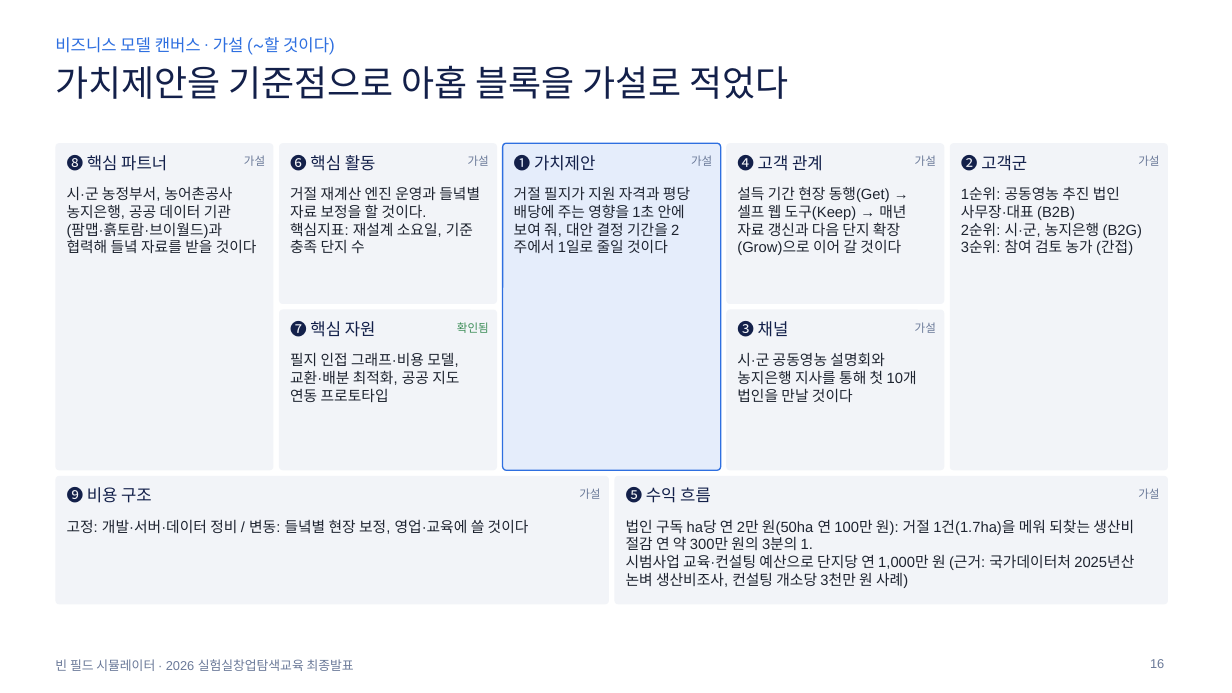
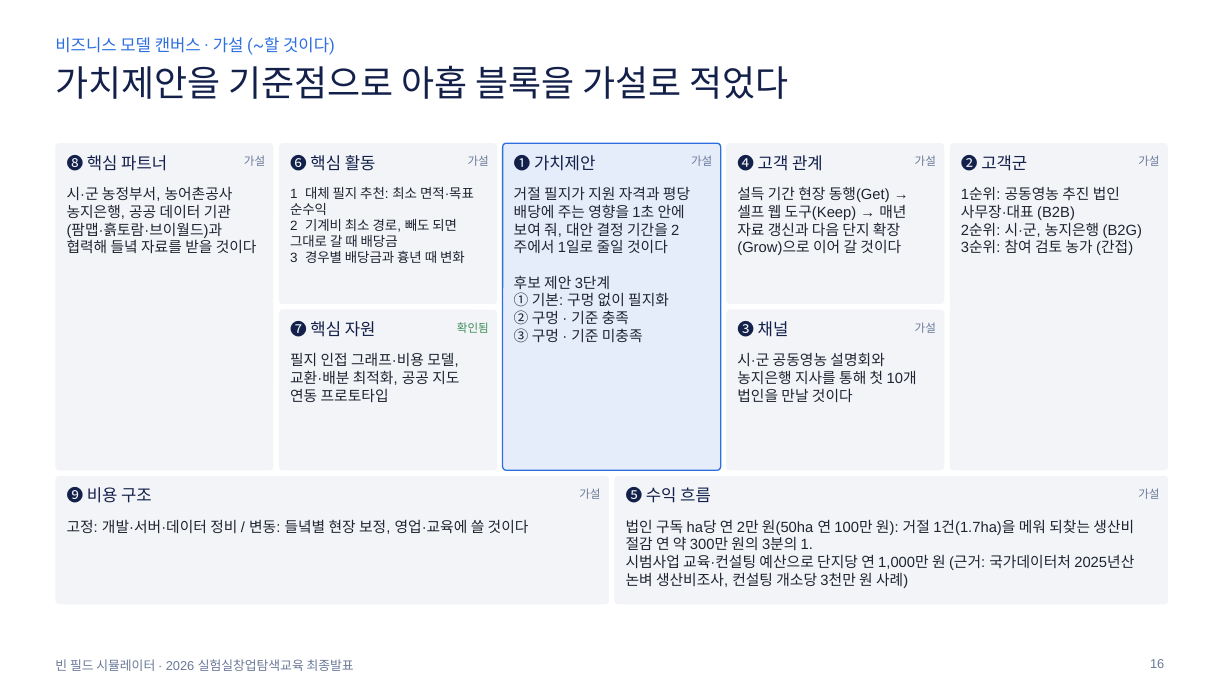
Before and after one commit to yean1234/Cooperative-farming-system, a slide deck: slide 16 of docs/빈필드시뮬레이터_최종발표.pptx. Drawn at 1232x693 pixels with LibreOffice and Linux fonts; fonts in the diff are those of the drawing. Boxes give left, top, right and bottom in pixels: in the first picture for what was removed or moved away, otherwise in the second. Text is boxed around its words. In the diff, an @@ line names an element or a change of style, - is before the commit and + after.

```diff
--- a/docs/빈필드시뮬레이터_최종발표.pptx
+++ b/docs/빈필드시뮬레이터_최종발표.pptx
@@ text at (290, 187, 474, 263): text changed; size 11.5 to 10.5 pt @@
-거절 재계산 엔진 운영과 들녘별 자료 보정을 할 것이다.
-핵심지표: 재설계 소요일, 기준 충족 단지 수
+1 대체 필지 추천: 최소 면적·목표 순수익
+2 기계비 최소 경로, 빼도 되면 그대로 갈 때 배당금
+3 경우별 배당금과 흉년 때 변화
@@ text at (514, 275, 669, 343): paragraphs added @@
+후보 제안 3단계
+① 기본: 구멍 없이 필지화
+② 구멍 · 기준 충족
+③ 구멍 · 기준 미충족
```
Also in this commit, not shown: 2 other slides changed, 1 other file.
